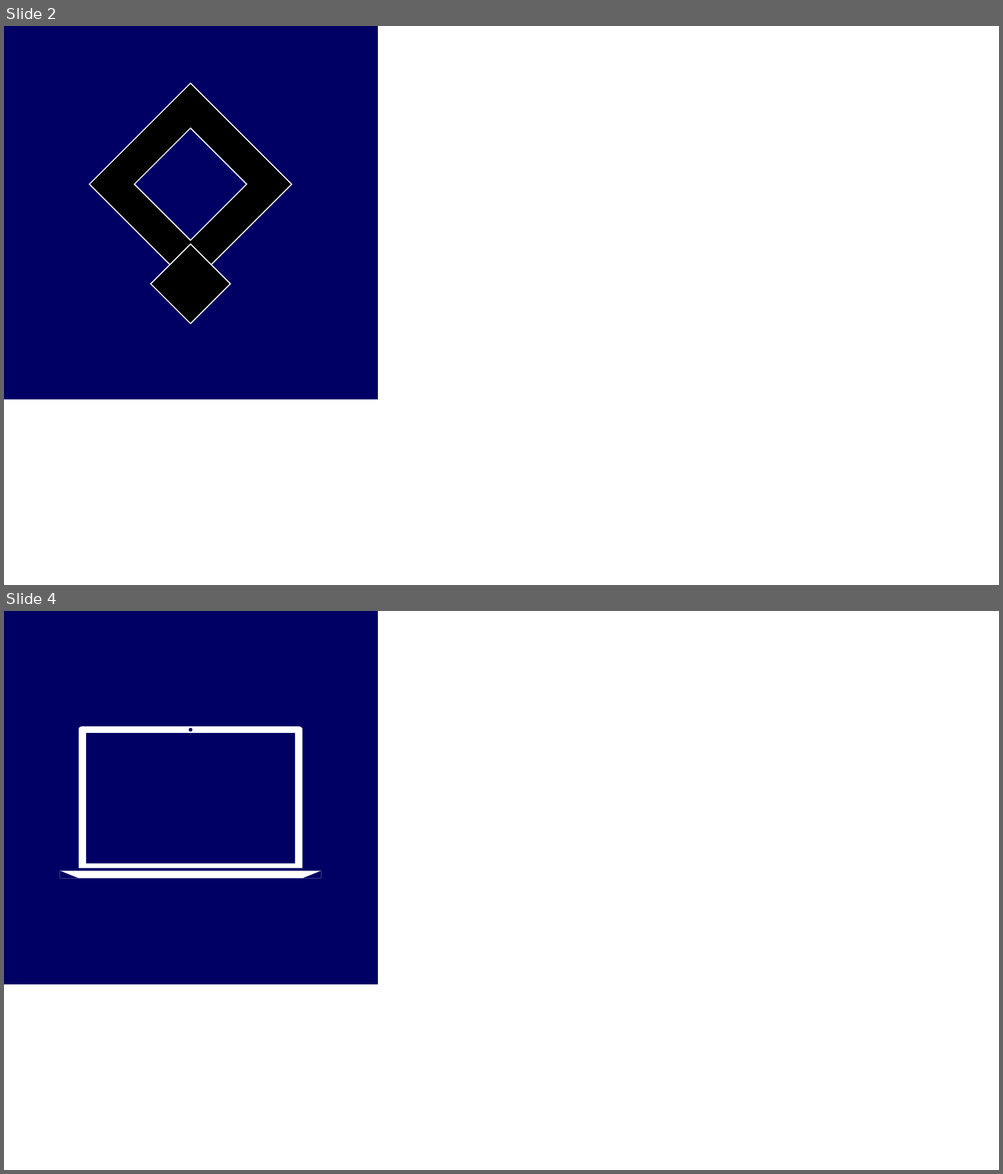
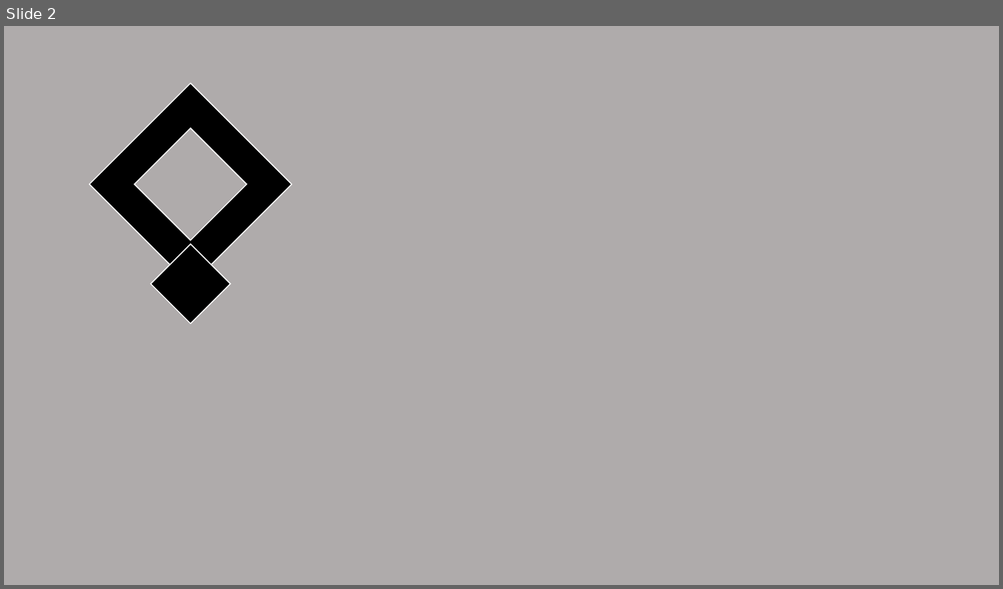
Before and after one commit to ChrisVasterling/chrisvasterling, a slide deck: Files/img/icons/icons.pptx. Shown one above the other, each under a label of ours: slides 2 and 4 before the commit, slide 2 after it; the slides between them are not shown. The pictures are 1003x1174 and 1003x589 pixels, drawn with LibreOffice and Linux fonts; fonts in the diff are those of the drawing. Boxes give left, top, right and bottom in pixels: in the first picture for what was removed or moved away, otherwise in the second. Text is boxed around its words. In the diff, an @@ line names an element or a change of style, - is before the commit and + after.

```diff
--- a/Files/img/icons/icons.pptx
+++ b/Files/img/icons/icons.pptx
@@ slide 4 removed at <box>4,611,999,1170</box>, background #FFFFFF @@
@@ rectangle removed at <box>4,611,377,984</box> @@
@@ round same rect removed at <box>79,726,302,869</box> @@
@@ round same rect removed at <box>86,733,295,864</box> @@
@@ ellipse removed at <box>189,728,193,732</box> @@
@@ rectangle removed at <box>60,871,321,879</box> @@
@@ right triangle removed at <box>60,871,79,879</box> @@
@@ right triangle removed at <box>302,871,321,879</box> @@
@@ slide 2 changed as well @@
@@ background #FFFFFF to #AFABAB @@
@@ rectangle removed at <box>4,26,377,399</box> @@
```
Also in this commit, not shown: 5 other slides changed, 10 slides added, 7 other slides removed, 34 other files.
